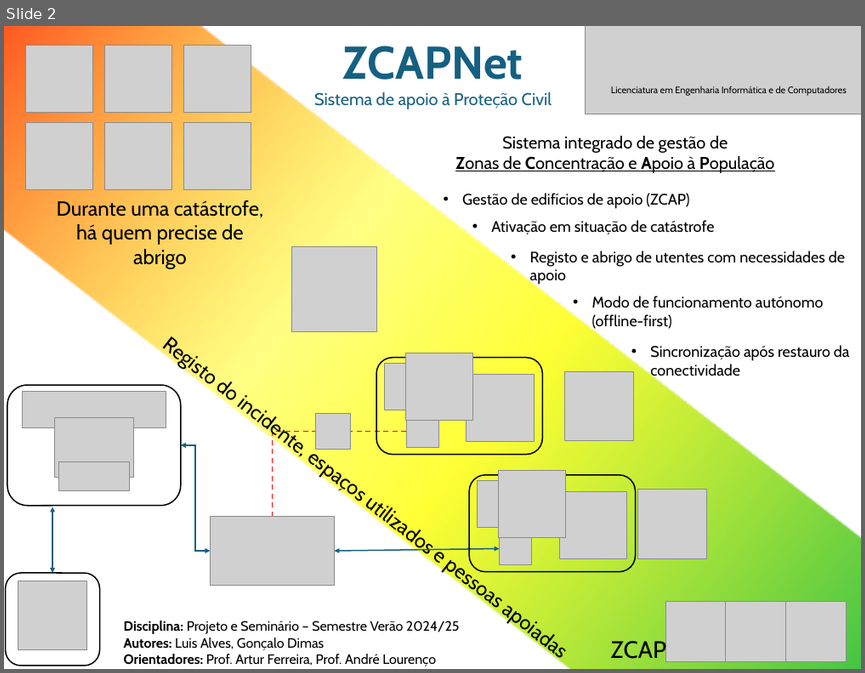
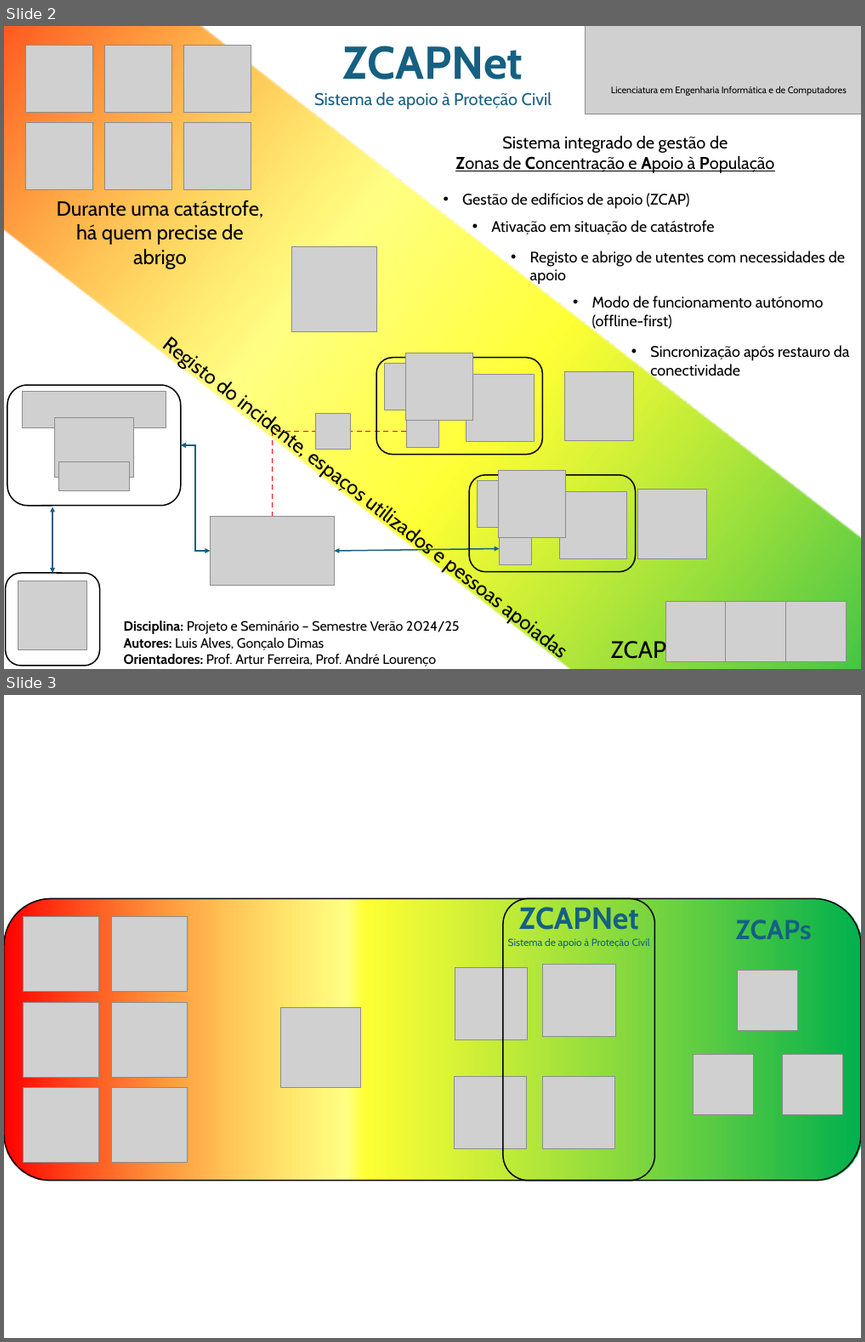
Before and after one commit to Dimas48263/PS_Project_2425, a slide deck: Entregas/06 Final Report/Cartaz v2.pptx. Shown one above the other, each under a label of ours: slide 2 before the commit, slides 2 and 3 after it. The pictures are 865x673 and 865x1342 pixels, drawn with LibreOffice and Linux fonts; fonts in the diff are those of the drawing; grey boxes stand for pictures. Boxes give left, top, right and bottom in pixels: in the first picture for what was removed or moved away, otherwise in the second. Text is boxed around its words. In the diff, an @@ line names an element or a change of style, - is before the commit and + after.

```diff
--- a/Entregas/06 Final Report/Cartaz v2.pptx
+++ b/Entregas/06 Final Report/Cartaz v2.pptx
@@ slide 3 added at bbox=[4, 695, 861, 1338], background #FFFFFF @@
@@ rounded rectangle added at bbox=[4, 899, 861, 1180], fill gradient #FF0000 to #FFFF00 to #00B050, outline #000000 1.5 pt @@
@@ rounded rectangle added at bbox=[503, 899, 654, 1180], outline #000000 1.5 pt @@
@@ text added at bbox=[508, 903, 650, 948], 12 pt, text #156082 @@
+ZCAPNet
+Sistema de apoio à Proteção Civil
@@ text added at bbox=[736, 919, 812, 939], 32 pt, text #156082, bold @@
+ZCAPs
@@ picture added at bbox=[454, 967, 527, 1039] @@
@@ picture added at bbox=[543, 964, 615, 1037] @@
@@ picture added at bbox=[738, 970, 797, 1031] @@
@@ picture added at bbox=[281, 1008, 361, 1088] @@
@@ picture added at bbox=[454, 1077, 526, 1149] @@
@@ picture added at bbox=[543, 1077, 615, 1149] @@
@@ picture added at bbox=[693, 1055, 753, 1114] @@
@@ picture added at bbox=[782, 1055, 842, 1114] @@
@@ group added at bbox=[24, 917, 187, 1162]: 6 pictures @@
```
Also in this commit, not shown: 1 slide changed, 3 other slides added, 2 other files.
